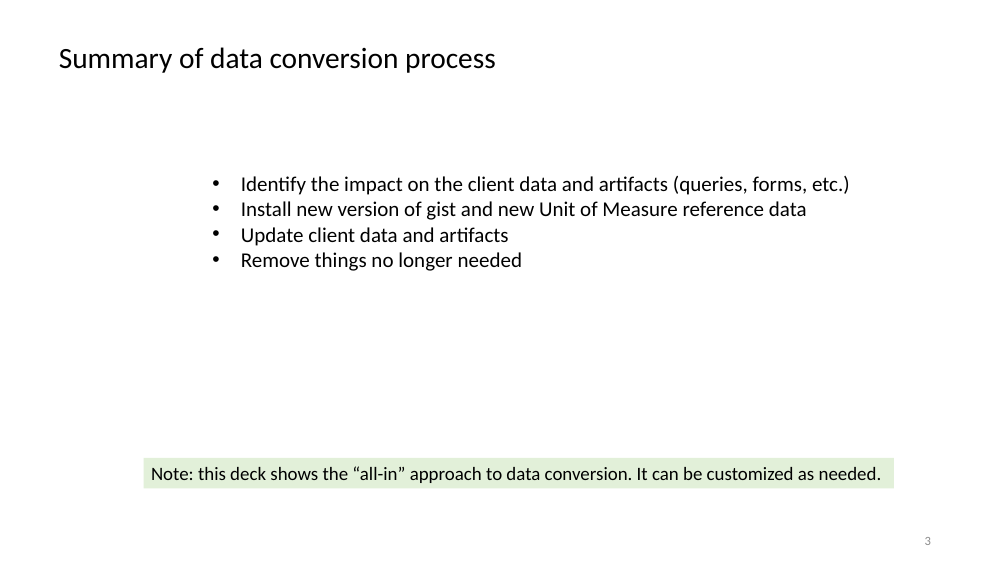
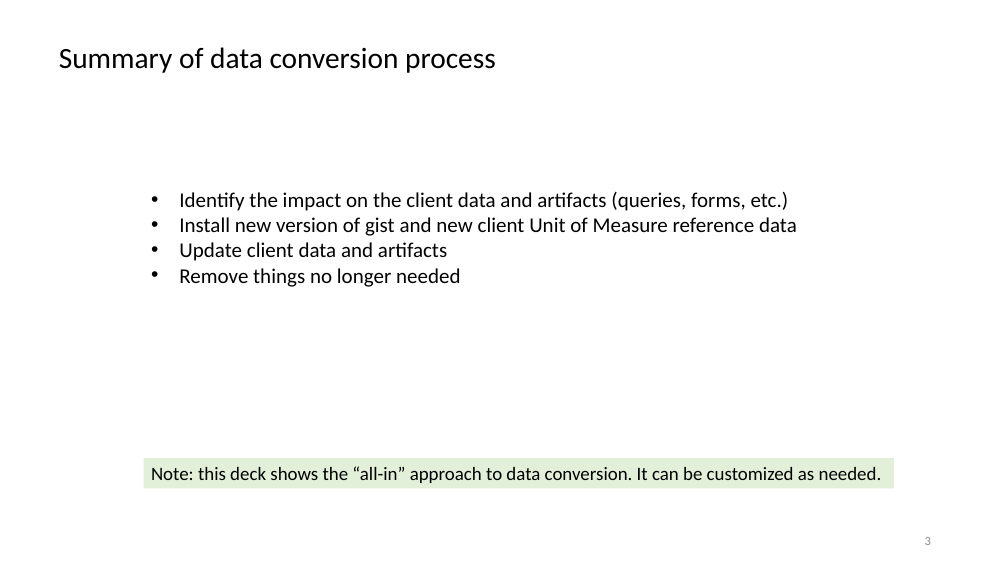
Before and after one commit to semanticarts/gist, a slide deck: slide 3 of migration/v13.0/uomDataConversion.pptx. Drawn at 1008x567 pixels with LibreOffice and Linux fonts; fonts in the diff are those of the drawing. Boxes give left, top, right and bottom in pixels: in the first picture for what was removed or moved away, otherwise in the second. Text is boxed around its words. In the diff, an @@ line names an element or a change of style, - is before the commit and + after.

Commit message:
editorial changes to data conversion explanation

```diff
--- a/migration/v13.0/uomDataConversion.pptx
+++ b/migration/v13.0/uomDataConversion.pptx
@@ text "Identify the impact on the ...": place and size @@
-text "Identify the impact on the ..." at [241, 176, 850, 271]
+text "Identify the impact on the ..." at [179, 192, 797, 287]
@@ text at [179, 217, 797, 236]: text changed @@
-• Install new version of gist and new Unit of Measure reference data
+• Install new version of gist and new client Unit of Measure reference data
```
Also in this commit, not shown: 11 other slides changed.
